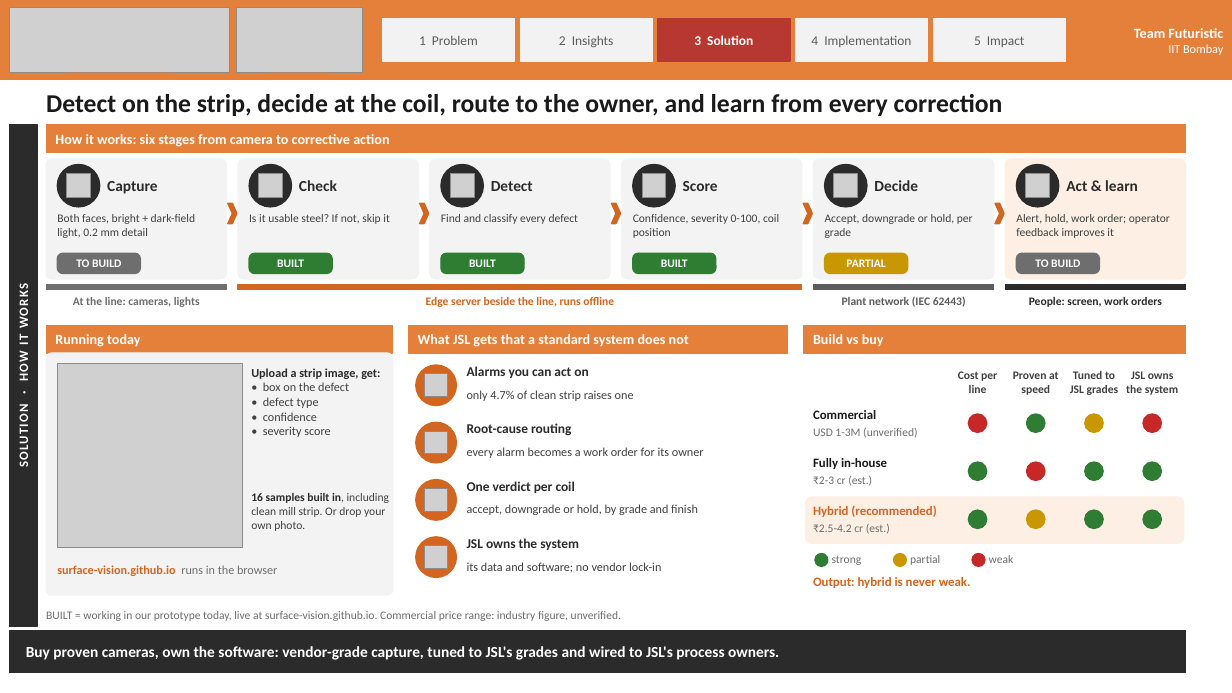
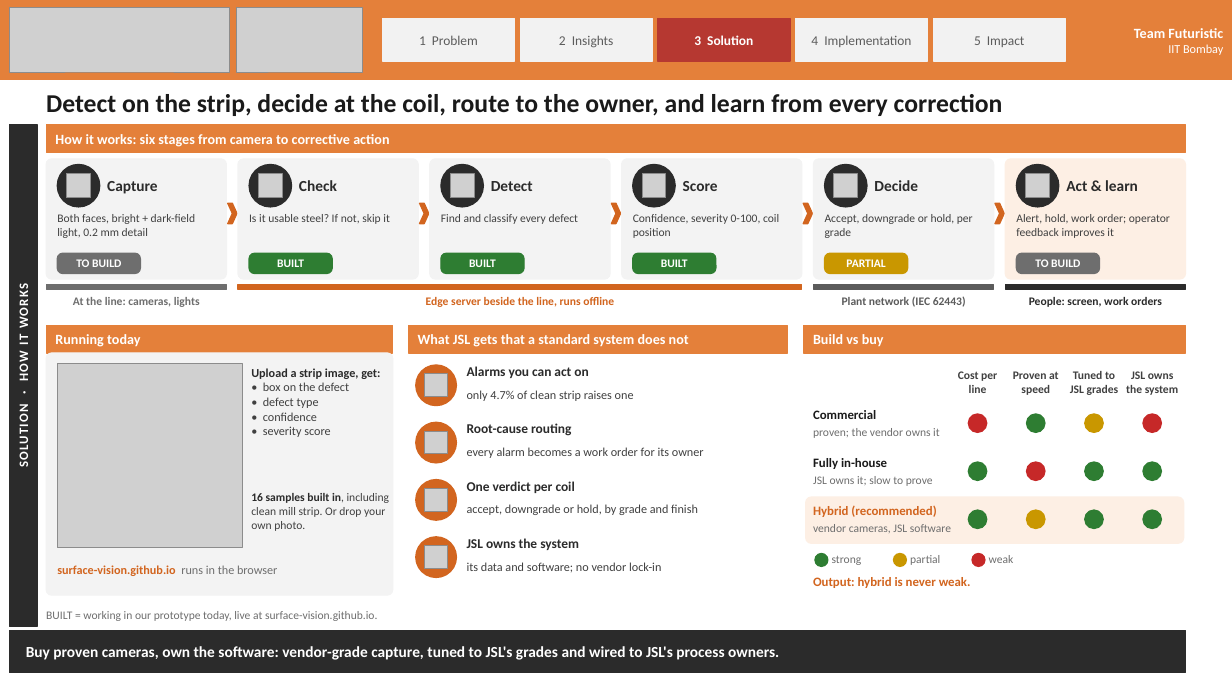
Before and after one commit to surface-vision/stainless-surface-inspection, a slide deck: slide 5 of Round2/out/JSW_Round2_Surface_Defect_Detection.pptx. Drawn at 1232x693 pixels with LibreOffice and Linux fonts; fonts in the diff are those of the drawing; grey boxes stand for pictures. Boxes give left, top, right and bottom in pixels: in the first picture for what was removed or moved away, otherwise in the second. Text is boxed around its words. In the diff, an @@ line names an element or a change of style, - is before the commit and + after.

```diff
--- a/Round2/out/JSW_Round2_Surface_Defect_Detection.pptx
+++ b/Round2/out/JSW_Round2_Surface_Defect_Detection.pptx
@@ text at bbox=[813, 428, 940, 438]: text changed @@
-USD 1-3M (unverified)
+proven; the vendor owns it
@@ text at bbox=[813, 476, 933, 486]: text changed @@
-₹2-3 cr (est.)
+JSL owns it; slow to prove
@@ text at bbox=[813, 524, 951, 533]: text changed @@
-₹2.5-4.2 cr (est.)
+vendor cameras, JSL software
@@ text at bbox=[46, 611, 377, 621]: text changed @@
-BUILT = working in our prototype today, live at surface-vision.github.io. Commercial price range: industry figure, unverified.
+BUILT = working in our prototype today, live at surface-vision.github.io.
```
Also in this commit, not shown: 3 other slides changed, 5 other files.
